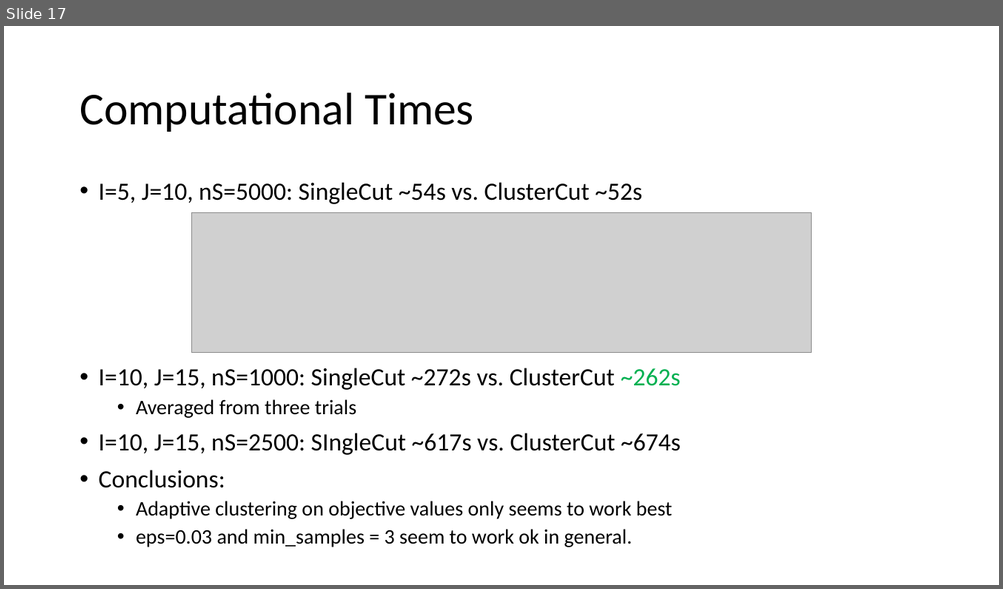
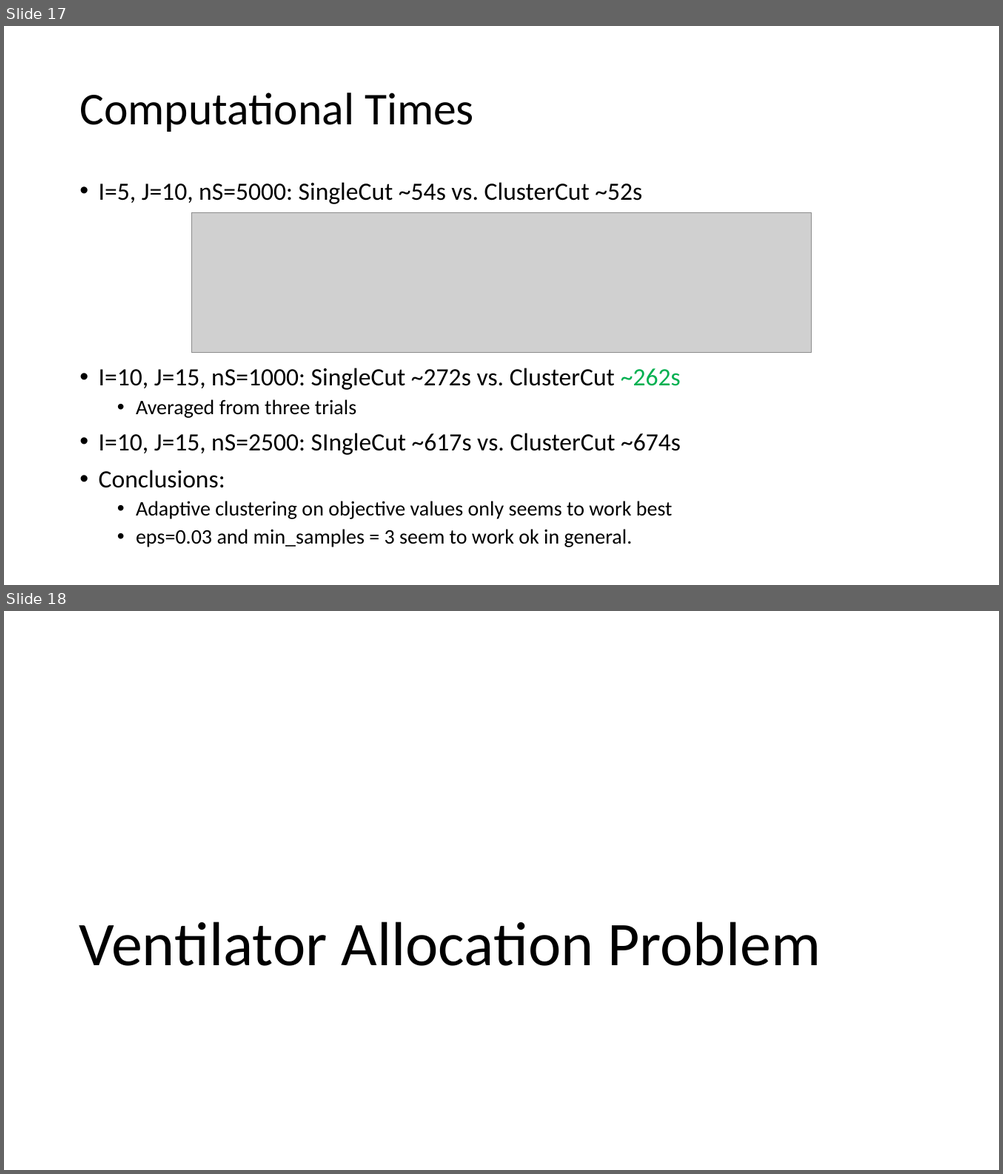
Before and after one commit to parkjan4/SPRO_project, a slide deck: preliminary_results.pptx. Shown one above the other, each under a label of ours: slide 17 before the commit, slides 17 and 18 after it. The pictures are 1003x589 and 1003x1174 pixels, drawn with LibreOffice and Linux fonts; fonts in the diff are those of the drawing; grey boxes stand for pictures. Boxes give left, top, right and bottom in pixels: in the first picture for what was removed or moved away, otherwise in the second. Text is boxed around its words. In the diff, an @@ line names an element or a change of style, - is before the commit and + after.

Commit message:
clustering algorithms for ventilation allocation

```diff
--- a/preliminary_results.pptx
+++ b/preliminary_results.pptx
@@ slide 18 added at (4,611,999,1170), background #FFFFFF @@
@@ title added at (79,922,820,966), 60 pt, text #000000 @@
+Ventilator Allocation Problem
```
Also in this commit, not shown: 7 other slides added, 5 other files.
